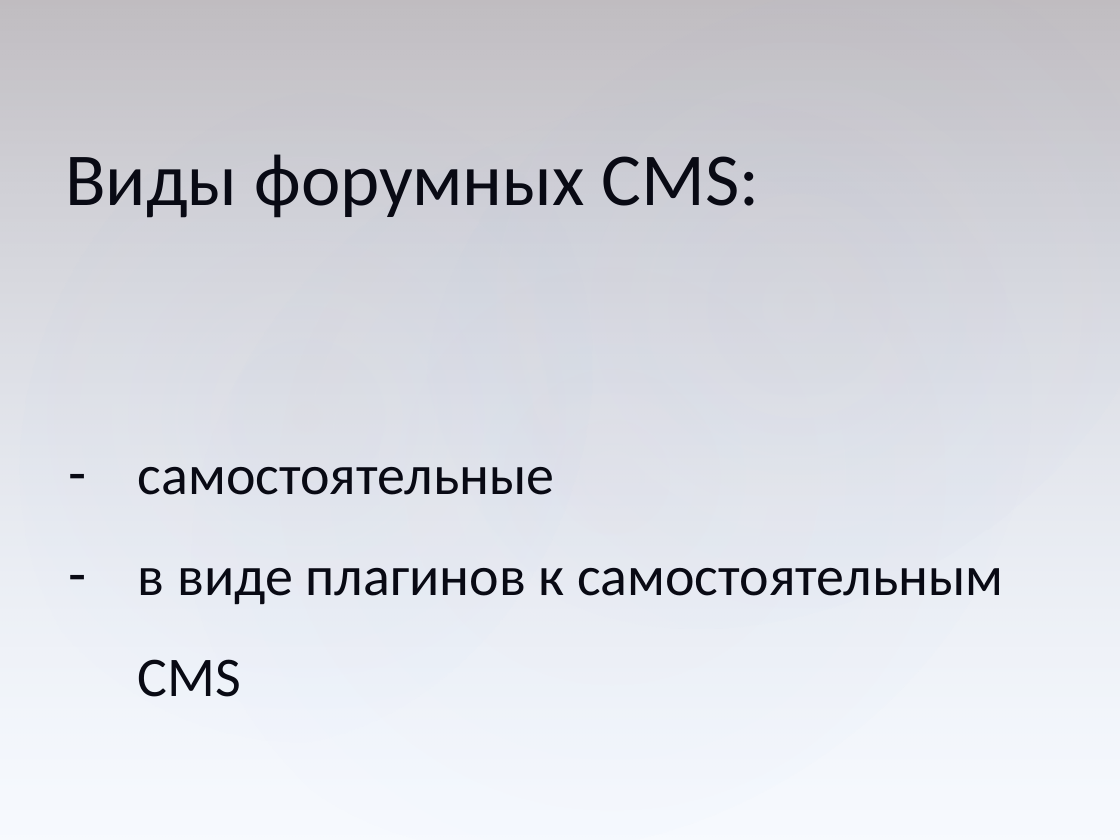
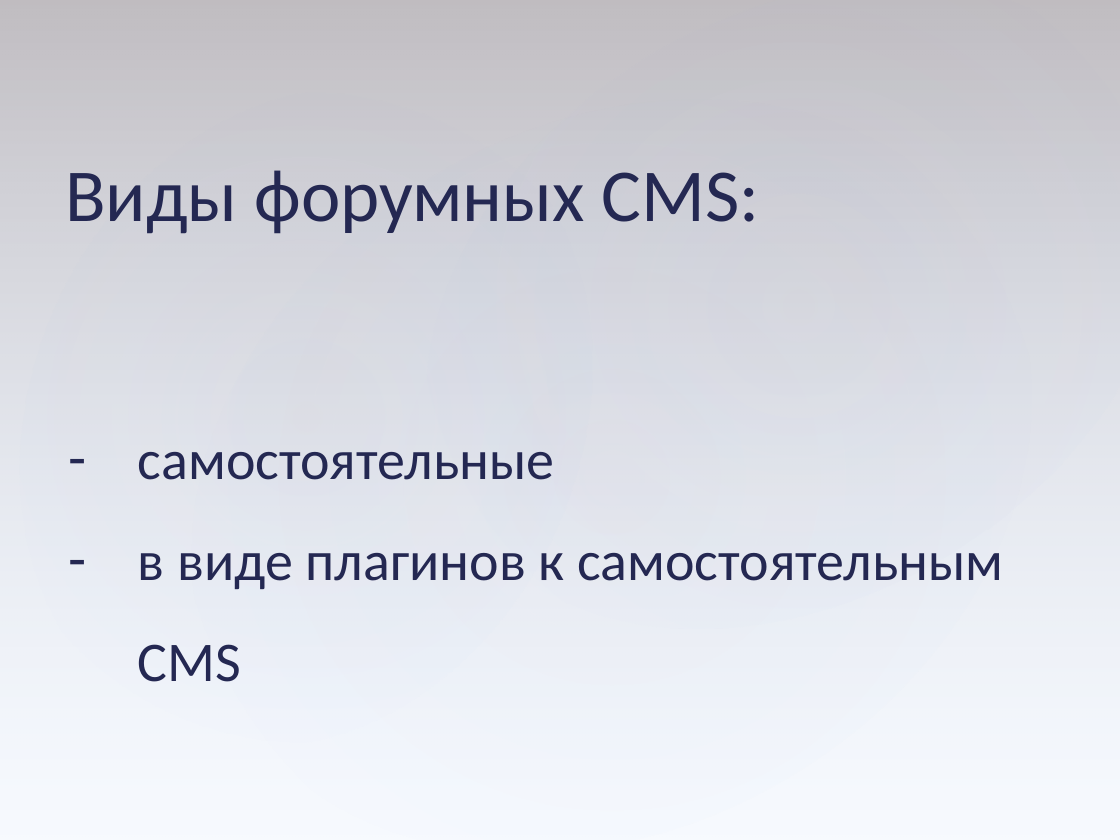
Before and after one commit to serpikovs/in40, a slide deck: slide 4 of !docs/common.pptx. Drawn at 1120x840 pixels with LibreOffice and Linux fonts; fonts in the diff are those of the drawing. Boxes give left, top, right and bottom in pixels: in the first picture for what was removed or moved away, otherwise in the second. Text is boxed around its words. In the diff, an @@ line names an element or a change of style, - is before the commit and + after.

```diff
--- a/!docs/common.pptx
+++ b/!docs/common.pptx
@@ text "Виды форумных CMS:": place and size @@
-text "Виды форумных CMS:" at [65,154,760,218]
+text "Виды форумных CMS:" at [65,170,760,234]
@@ text "Виды форумных CMS:" at [65,170,760,234]: text colour #090A14 to #242852 @@
@@ text "самостоятельные" at [138,452,1004,682]: text colour #090A14 to #242852 @@
@@ text "самостоятельные": place and size @@
-text "самостоятельные" at [138,467,1004,697]
+text "самостоятельные" at [138,452,1004,682]
```
Also in this commit, not shown: 34 other slides changed.
